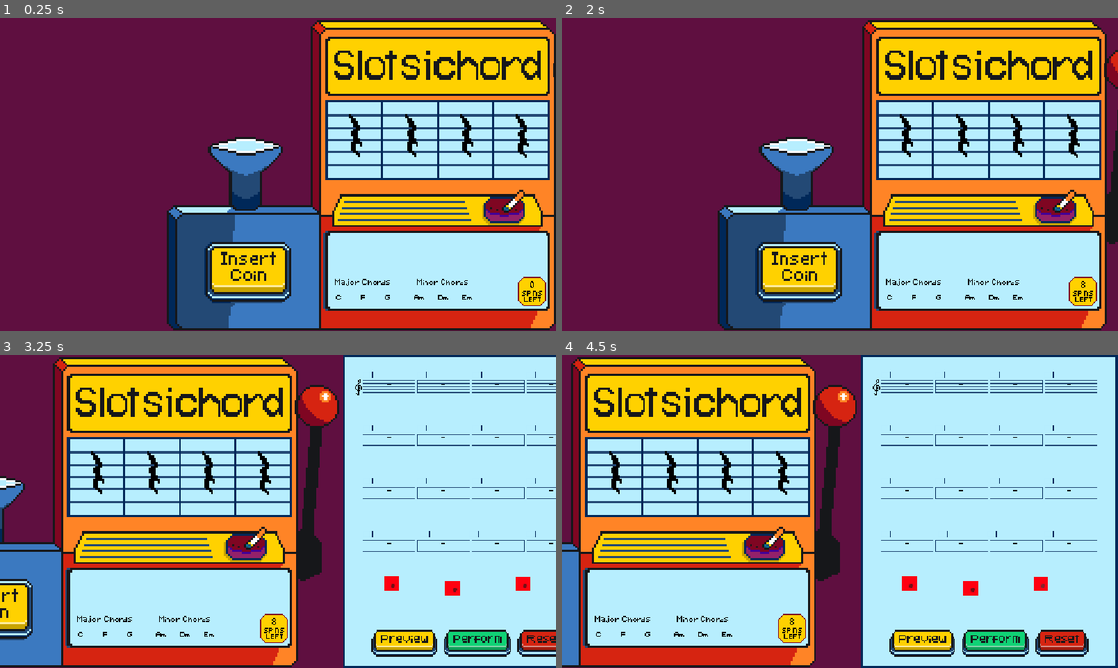
Above: before the commit, frames 1-4 (two rows, left to right).
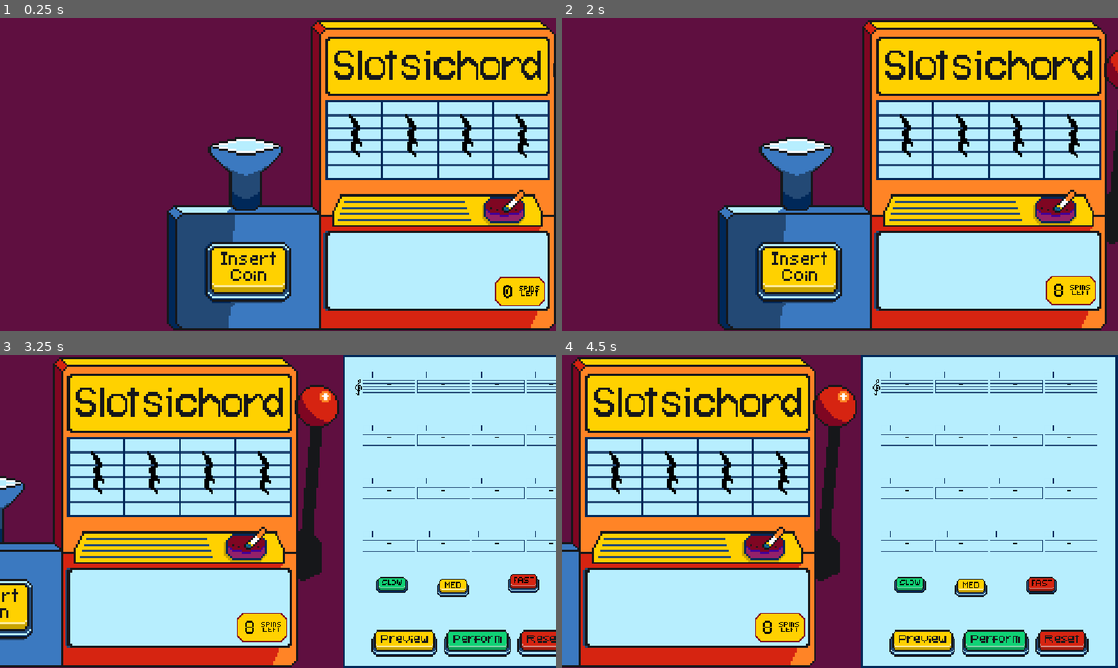
Above: after the commit, the same moments.

Repository: twhassall/slotsichord
Game: Godot game, scene res://scenes/actualScreens/MainScreen.tscn
The game is run twice, just before and just after one commit, with the same random seed, the same clock (stepped at 60 frames per second) and the same inputs.
Inputs (mouse positions are in pixels of both pictures, inside the frame that each line leads up to; where the layout moved, square brackets give the same spot in the first picture):
- Up to frame 1 (0.25 s): no input
- Up to frame 2 (2 s): click (806, 271) at 0.5 s
- Up to frame 3 (3.25 s): click (500, 583) [500, 586] at 2.75 s
- Up to frame 4 (4.5 s): click (984, 589) at 3.5 s; click (1040, 583) [1045, 586] at 4.25 s

The runs differ from the first frame. In frame 1, 0.7% of the frame differs, in the area x 60-99%, y 82-92%; in frame 2, 0.7%; in frame 3, 1.6%, in the area x 13-97%, y 70-92%; in frame 4, 1.6%.

Commit message:
Added more buttons
Little fixes

Diff:
--- a/scenes/subScenes/ArrangementArea.tscn
+++ b/scenes/subScenes/ArrangementArea.tscn
@@ -8,10 +8,12 @@
 [ext_resource type="Texture2D" uid="uid://cm8xdbj5amfqs" path="res://assets/sprites/buttons/reset.png" id="5_bljxu"]
 [ext_resource type="Texture2D" uid="uid://b5pkastgx06lq" path="res://assets/sprites/buttons/perform.png" id="6_etmuu"]
 [ext_resource type="PackedScene" uid="uid://bmwscjo8qe6ix" path="res://scenes/subScenes/ChordBox.tscn" id="8_etmuu"]
-[ext_resource type="Texture2D" uid="uid://c1epgwvutecv2" path="res://assets/sprites/bpmplaceholder.png" id="9_bb7ac"]
+[ext_resource type="Texture2D" uid="uid://bduso0rljqvbe" path="res://assets/sprites/buttons/slow.png" id="9_2ol8w"]
+[ext_resource type="Texture2D" uid="uid://8wt074dbygjr" path="res://assets/sprites/buttons/med.png" id="10_btd2q"]
+[ext_resource type="Texture2D" uid="uid://bjc20xhixci0r" path="res://assets/sprites/buttons/fast.png" id="11_04m8t"]
 
 [sub_resource type="Animation" id="Animation_6jpjo"]
-length = 0.001
+length = 0.06666667
 tracks/0/type = "value"
 tracks/0/imported = false
 tracks/0/enabled = true
@@ -119,6 +121,117 @@
 _data = {
 &"RESET": SubResource("Animation_2ol8w"),
 &"press": SubResource("Animation_btd2q")
+}
+
+[sub_resource type="Animation" id="Animation_04m8t"]
+length = 0.001
+tracks/0/type = "value"
+tracks/0/imported = false
+tracks/0/enabled = true
+tracks/0/path = NodePath(".:frame")
+tracks/0/interp = 1
+tracks/0/loop_wrap = true
+tracks/0/keys = {
+"times": PackedFloat32Array(0),
+"transitions": PackedFloat32Array(1),
+"update": 1,
+"values": [1]
+}
+
+[sub_resource type="Animation" id="Animation_5mwlg"]
+resource_name = "press"
+length = 0.39999999999999997
+tracks/0/type = "value"
+tracks/0/imported = false
+tracks/0/enabled = true
+tracks/0/path = NodePath(".:frame")
+tracks/0/interp = 1
+tracks/0/loop_wrap = true
+tracks/0/keys = {
+"times": PackedFloat32Array(0, 0.2),
+"transitions": PackedFloat32Array(1, 1),
+"update": 1,
+"values": [1, 0]
+}
+
+[sub_resource type="AnimationLibrary" id="AnimationLibrary_1j2kl"]
+_data = {
+&"RESET": SubResource("Animation_04m8t"),
+&"press": SubResource("Animation_5mwlg")
+}
+
+[sub_resource type="Animation" id="Animation_1j2kl"]
+length = 0.001
+tracks/0/type = "value"
+tracks/0/imported = false
+tracks/0/enabled = true
+tracks/0/path = NodePath("../MediumSpeed:frame")
+tracks/0/interp = 1
+tracks/0/loop_wrap = true
+tracks/0/keys = {
+"times": PackedFloat32Array(0),
+"transitions": PackedFloat32Array(1),
+"update": 1,
+"values": [0]
+}
+
+[sub_resource type="Animation" id="Animation_hd0mt"]
+resource_name = "press"
+length = 0.39999999999999997
+tracks/0/type = "value"
+tracks/0/imported = false
+tracks/0/enabled = true
+tracks/0/path = NodePath("../MediumSpeed:frame")
+tracks/0/interp = 1
+tracks/0/loop_wrap = true
+tracks/0/keys = {
+"times": PackedFloat32Array(0, 0.2),
+"transitions": PackedFloat32Array(1, 1),
+"update": 1,
+"values": [1, 0]
+}
+
+[sub_resource type="AnimationLibrary" id="AnimationLibrary_niimp"]
+_data = {
+&"RESET": SubResource("Animation_1j2kl"),
+&"press": SubResource("Animation_hd0mt")
+}
+
+[sub_resource type="Animation" id="Animation_8bicm"]
+length = 0.001
+tracks/0/type = "value"
+tracks/0/imported = false
+tracks/0/enabled = true
+tracks/0/path = NodePath("../HighSpeed:frame")
+tracks/0/interp = 1
+tracks/0/loop_wrap = true
+tracks/0/keys = {
+"times": PackedFloat32Array(0),
+"transitions": PackedFloat32Array(1),
+"update": 1,
+"values": [1]
+}
+
+[sub_resource type="Animation" id="Animation_frux3"]
+resource_name = "press"
+length = 0.39999999999999997
+tracks/0/type = "value"
+tracks/0/imported = false
+tracks/0/enabled = true
+tracks/0/path = NodePath("../HighSpeed:frame")
+tracks/0/interp = 1
+tracks/0/loop_wrap = true
+tracks/0/keys = {
+"times": PackedFloat32Array(0, 0.2),
+"transitions": PackedFloat32Array(1, 1),
+"update": 1,
+"values": [1, 0]
+}
+
+[sub_resource type="AnimationLibrary" id="AnimationLibrary_qpxjs"]
+_data = {
+&"RESET": SubResource("Animation_8bicm"),
+&"press": SubResource("Animation_frux3")
 }
 
 [node name="ArrangementArea" type="Control" unique_id=2060967160]
@@ -362,27 +475,55 @@
 
 [node name="LowSpeed" type="Sprite2D" parent="." unique_id=100270160]
 position = Vector2(69, 438)
-texture = ExtResource("9_bb7ac")
+scale = Vector2(2, 2)
+texture = ExtResource("9_2ol8w")
+vframes = 2
+frame = 1
+
+[node name="LowAnim" type="AnimationPlayer" parent="LowSpeed" unique_id=1200663987]
+libraries/ = SubResource("AnimationLibrary_1j2kl")
 
 [node name="LowSpeed" type="Button" parent="LowSpeed" unique_id=130014776]
-offset_right = 8.0
-offset_bottom = 8.0
+self_modulate = Color(1, 1, 1, 0)
+offset_left = -17.0
+offset_top = -11.5
+offset_right = 18.5
+offset_bottom = 11.5
 
 [node name="MediumSpeed" type="Sprite2D" parent="." unique_id=1834600036]
 position = Vector2(196, 448)
-texture = ExtResource("9_bb7ac")
+scale = Vector2(2, 2)
+texture = ExtResource("10_btd2q")
+vframes = 2
+
+[node name="MedAnim" type="AnimationPlayer" parent="MediumSpeed" unique_id=1350692615]
+root_node = NodePath("../../LowSpeed")
+libraries/ = SubResource("AnimationLibrary_niimp")
 
 [node name="MediumSpeed" type="Button" parent="MediumSpeed" unique_id=676933501]
-offset_right = 8.0
-offset_bottom = 8.0
+self_modulate = Color(1, 1, 1, 0)
+offset_left = -17.5
+offset_top = -10.5
+offset_right = 19.5
+offset_bottom = 11.0
 
 [node name="HighSpeed" type="Sprite2D" parent="." unique_id=131521875]
 position = Vector2(342, 439)
-texture = ExtResource("9_bb7ac")
+scale = Vector2(2, 2)
+texture = ExtResource("11_04m8t")
+vframes = 2
+frame = 1
+
+[node name="HighAnim" type="AnimationPlayer" parent="HighSpeed" unique_id=1583006719]
+root_node = NodePath("../../LowSpeed")
+libraries/ = SubResource("AnimationLibrary_qpxjs")
 
 [node name="HighSpeed" type="Button" parent="HighSpeed" unique_id=1827896252]
-offset_right = 8.0
-offset_bottom = 8.0
+self_modulate = Color(1, 1, 1, 0)
+offset_left = -18.0
+offset_top = -11.0
+offset_right = 19.5
+offset_bottom = 11.5
 
 [connection signal="pressed" from="PreviewButton/Preview" to="." method="_on_play_pressed"]
 [connection signal="pressed" from="ResetButton/Reset" to="." method="_on_reset_pressed"]
--- a/scenes/subScenes/slot_machine.tscn
+++ b/scenes/subScenes/slot_machine.tscn
@@ -10,8 +10,8 @@
 [ext_resource type="AudioStream" uid="uid://cmoyf4u5rd63s" path="res://assets/sounds/slotMachine/slotMachineCrank.wav" id="6_degk7"]
 [ext_resource type="Texture2D" uid="uid://4n5h3wno47xv" path="res://assets/sprites/slotmachine/funnel.png" id="6_k06gv"]
 [ext_resource type="PackedScene" uid="uid://bircwyj85eo7a" path="res://scenes/subScenes/ChordSprite.tscn" id="8_lq40k"]
-[ext_resource type="Texture2D" uid="uid://cljo0h0xvjts0" path="res://assets/sprites/slotmachine/spinsleft.png" id="9_f18vj"]
 [ext_resource type="Texture2D" uid="uid://b4rj3jl8bm0op" path="res://assets/sprites/chords/major.png" id="12_plc8i"]
+[ext_resource type="Texture2D" uid="uid://dhy65l2bmbt47" path="res://assets/sprites/slotmachine/spinsleft2.png" id="13_j3jed"]
 [ext_resource type="Texture2D" uid="uid://dta3auog2yldt" path="res://assets/sprites/chords/minor.png" id="13_wx471"]
 
 [sub_resource type="Animation" id="Animation_0xq38"]
@@ -485,7 +485,20 @@
 offset_right = 529.0
 offset_bottom = 589.0
 
-[node name="CChord" parent="." unique_id=1545176320 instance=ExtResource("8_lq40k")]
+[node name="Chords" type="Control" parent="." unique_id=749673717]
+anchors_preset = 0
+
+[node name="Major" type="Sprite2D" parent="Chords" unique_id=129444032]
+position = Vector2(148, 547)
+scale = Vector2(2, 2)
+texture = ExtResource("12_plc8i")
+
+[node name="Minor" type="Sprite2D" parent="Chords" unique_id=811442443]
+position = Vector2(316, 547)
+scale = Vector2(2, 2)
+texture = ExtResource("13_wx471")
+
+[node name="CChord" parent="Chords" unique_id=1545176320 instance=ExtResource("8_lq40k")]
 layout_mode = 0
 anchors_preset = 0
 anchor_right = 0.0
@@ -498,7 +511,7 @@
 grow_vertical = 1
 scale = Vector2(2, 2)
 
-[node name="FChord" parent="." unique_id=418968781 instance=ExtResource("8_lq40k")]
+[node name="FChord" parent="Chords" unique_id=418968781 instance=ExtResource("8_lq40k")]
 layout_mode = 0
 anchors_preset = 0
 anchor_right = 0.0
@@ -512,7 +525,7 @@
 scale = Vector2(2, 2)
 chord_name = "F"
 
-[node name="GChord" parent="." unique_id=2086906863 instance=ExtResource("8_lq40k")]
+[node name="GChord" parent="Chords" unique_id=2086906863 instance=ExtResource("8_lq40k")]
 layout_mode = 0
 anchors_preset = 0
 anchor_right = 0.0
@@ -526,7 +539,7 @@
 scale = Vector2(2, 2)
 chord_name = "G"
 
-[node name="AChord" parent="." unique_id=145211817 instance=ExtResource("8_lq40k")]
+[node name="AChord" parent="Chords" unique_id=145211817 instance=ExtResource("8_lq40k")]
 layout_mode = 0
 anchors_preset = 0
 anchor_right = 0.0
@@ -540,7 +553,7 @@
 scale = Vector2(2, 2)
 chord_name = "A"
 
-[node name="DChord" parent="." unique_id=448593176 instance=ExtResource("8_lq40k")]
+[node name="DChord" parent="Chords" unique_id=448593176 instance=ExtResource("8_lq40k")]
 layout_mode = 0
 anchors_preset = 0
 anchor_right = 0.0
@@ -554,7 +567,7 @@
 scale = Vector2(2, 2)
 chord_name = "D"
 
-[node name="EChord" parent="." unique_id=1773000352 instance=ExtResource("8_lq40k")]
+[node name="EChord" parent="Chords" unique_id=1773000352 instance=ExtResource("8_lq40k")]
 layout_mode = 0
 anchors_preset = 0
 anchor_right = 0.0
@@ -569,21 +582,11 @@
 chord_name = "E"
 
 [node name="SpinsLeft" type="Sprite2D" parent="." unique_id=529172883]
-position = Vector2(498, 567)
-scale = Vector2(2, 2)
-texture = ExtResource("9_f18vj")
+position = Vector2(475, 567)
+scale = Vector2(2, 2)
+texture = ExtResource("13_j3jed")
 hframes = 3
 vframes = 3
 
-[node name="Major" type="Sprite2D" parent="." unique_id=129444032]
-position = Vector2(148, 547)
-scale = Vector2(2, 2)
-texture = ExtResource("12_plc8i")
-
-[node name="Minor" type="Sprite2D" parent="." unique_id=811442443]
-position = Vector2(316, 547)
-scale = Vector2(2, 2)
-texture = ExtResource("13_wx471")
-
 [connection signal="pressed" from="SlotMachine/InsertCoinButton/InsertCoin" to="." method="_on_insert_coin_pressed"]
 [connection signal="pressed" from="Spin" to="." method="_on_spin_pressed"]
--- a/scripts/MainScreen.gd
+++ b/scripts/MainScreen.gd
@@ -89,6 +89,8 @@
 	$ArrangementArea.clear_all_bars()
 	%SlotMachine.reset_slotmachine()
 	pan_back_to_start()
+	$TuneUp.volume_db = -15.0
+	$Chatter.volume_db = -15.0
 
 func pan_back_to_start():
 
@@ -100,6 +102,8 @@
 	fade_out.tween_property($JuniperNode/EncoreButton, "modulate:a", 0.0, 0.5)
 	fade_out.parallel().tween_property($JuniperNode/PlayAgainButton, "modulate:a", 0.0, 0.5)
 
+	##makes chords transparent again
+	$SlotMachine.reset_chords()
 
 	##moves the camera smoothly
 	var tween = create_tween()
--- a/scripts/arrangement_area.gd
+++ b/scripts/arrangement_area.gd
@@ -88,16 +88,17 @@
 func _on_low_speed_pressed():
 	MusicLibrary.play_button_two()
 	set_bpm(80)
-
+	$HighSpeed/HighAnim.play("press")
 
 func _on_medium_speed_pressed():
 	MusicLibrary.play_button_two()
 	set_bpm(120)
-
+	$MediumSpeed/MedAnim.play("press")
 
 func _on_high_speed_pressed():
 	MusicLibrary.play_button_two()
 	set_bpm(160)
+	$HighSpeed/HighAnim.play("press")
 
 func set_bpm(speed):
 	MusicLibrary.bpm = speed
--- a/scripts/slot_machine.gd
+++ b/scripts/slot_machine.gd
@@ -11,6 +11,7 @@
 var spinSound
 var player: AudioStreamPlayer
 var spinNum
+var chords_shown = false
 
 signal coin_inserted
 
@@ -18,6 +19,8 @@
 	##for random smoke animation
 	randomize()
 	smoke_loop()
+
+	$Chords.modulate.a = 0.0
 
 	spinNum = 0
 	$SpinsLeft.frame = 0
@@ -126,9 +129,17 @@
 	$spinSound.play()
 	await get_tree().create_timer(0.3).timeout
 	await spin_all_reels(current_bar)
+	if spinNum <= 8 and not chords_shown:
+		chords_shown = true
+		var fade_in = create_tween()
+		fade_in.set_ease(Tween.EASE_IN_OUT)
+		fade_in.set_trans(Tween.TRANS_SINE)
+		fade_in.tween_property($Chords, "modulate:a", 1.0, 3.0)
 	await get_tree().create_timer(0.5).timeout
 	await MusicLibrary.play_bar(current_bar)
 	print (current_bar)
+
+
 
 	is_spinning = false
 
@@ -144,6 +155,13 @@
 	barOuputarea.add_child(bar_node)
 	bar_node.set_textures(sprites)
 	bar_node.set_bar(bar)
+
+	bar_node.modulate.a = 0.0
+	var fade_in = bar_node.create_tween()
+	fade_in.set_ease(Tween.EASE_IN_OUT)
+	fade_in.set_trans(Tween.TRANS_SINE)
+	fade_in.tween_property(bar_node, "modulate:a", 1.0, 1.5)
+
 
 func smoke_loop():
 	while true:
@@ -174,3 +192,7 @@
 	await get_tree().create_timer(1.2).timeout
 	start_slotmachine()
 	emit_signal("coin_inserted")
+
+func reset_chords():
+	chords_shown = false
+	$Chords.modulate.a = 0.0
--- a/scripts/testjuniper.gd
+++ b/scripts/testjuniper.gd
@@ -88,6 +88,27 @@
 	$PlayAgainButton/PlayAgainAnim.play("press")
 	emit_signal("play_again_pressed")
 
+	for i in range(1, 8):
+		var patron = get_node("Audience" + str(i))
+		patron.stop_cheering(1.0)
+
+	##fade out sounds
+	var fade = create_tween()
+	fade.set_ease(Tween.EASE_IN_OUT)
+	fade.set_trans(Tween.TRANS_SINE)
+	fade.tween_property($cheerSound, "volume_db", -80.0, 2.0)
+	fade.parallel().tween_property($clapSound, "volume_db", -80.0, 2.0)
+	fade.parallel().tween_property($cricketSound, "volume_db", -80.0, 2.0)
+
+	await fade.finished
+
+	$cheerSound.stop()
+	$clapSound.stop()
+	$cricketSound.stop()
+	$cheerSound.volume_db = 0.0
+	$clapSound.volume_db = 0.0
+	$cricketSound.volume_db = 0.0
+
 
 func set_buttons_disabled(is_disabled):
 	$EncoreButton/Encore.disabled = is_disabled
Binary file added: assets/sprites/buttons/fast.png
Not shown, added: assets/sprites/buttons/fast.png.import
Binary file added: assets/sprites/buttons/med.png
Not shown, added: assets/sprites/buttons/med.png.import
Binary file added: assets/sprites/buttons/slow.png
Not shown, added: assets/sprites/buttons/slow.png.import
Binary file added: assets/sprites/slotmachine/spinsleft2.png
Not shown, added: assets/sprites/slotmachine/spinsleft2.png.import
